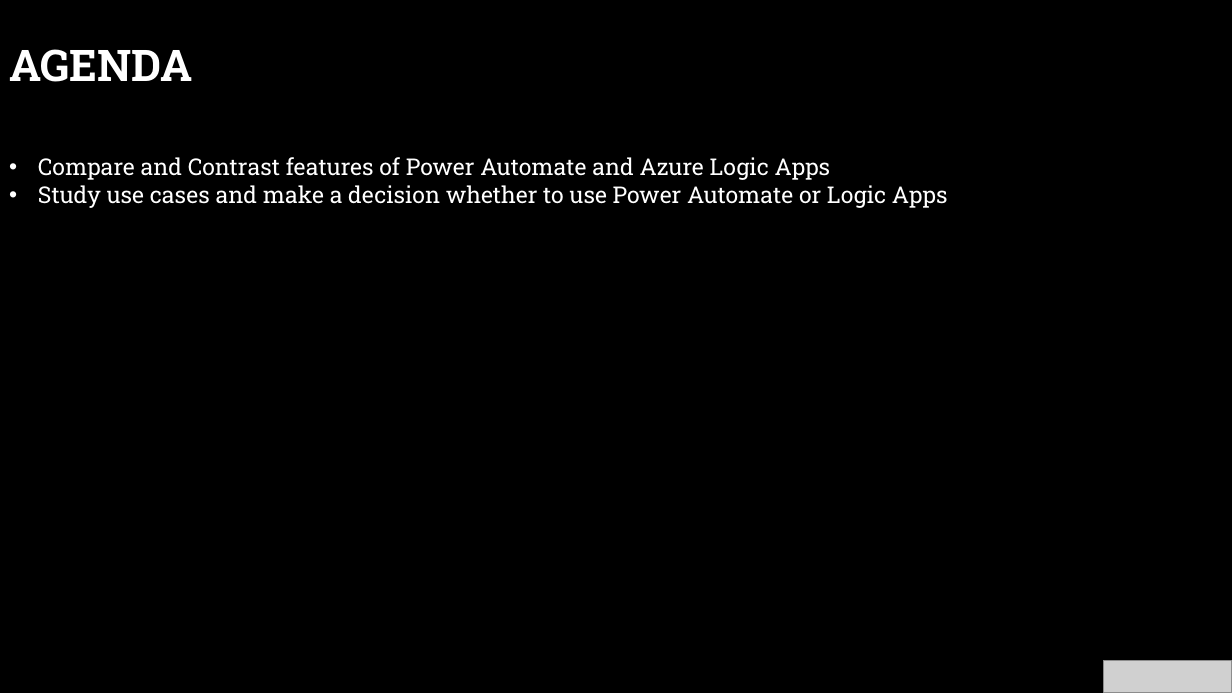
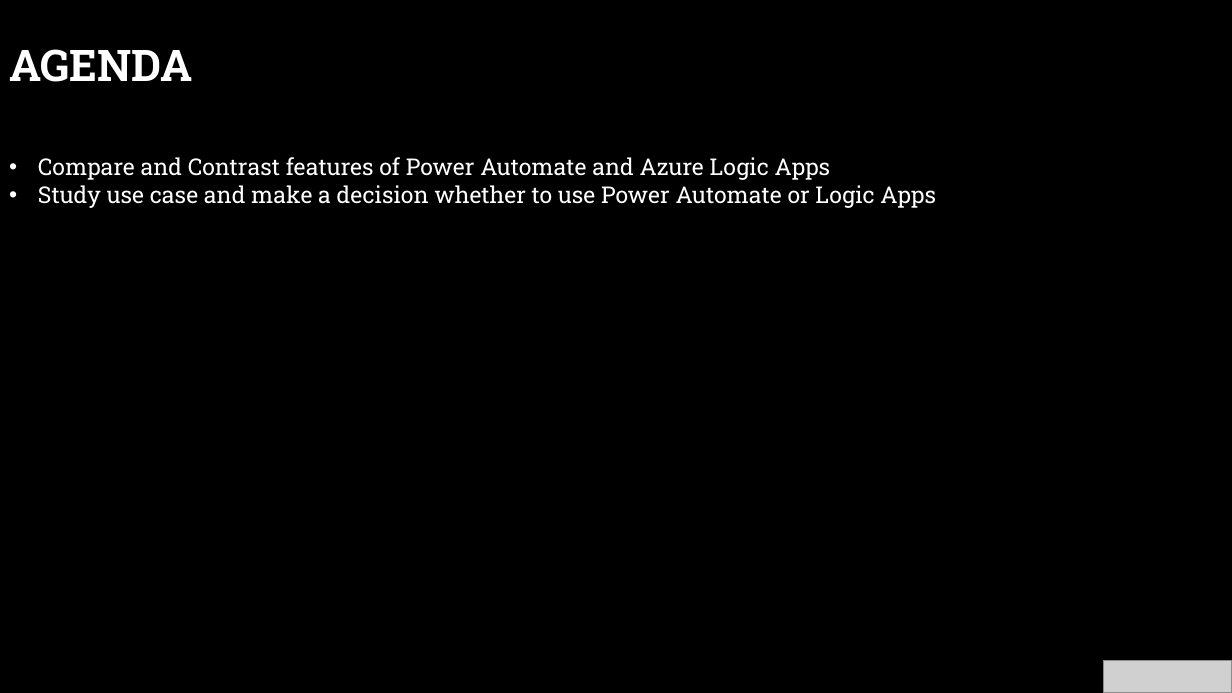
Before and after one commit to codidharma/presentations, a slide deck: slide 3 of 2022/LogicAppsVPowerAutomate.pptx. Drawn at 1232x693 pixels with LibreOffice and Linux fonts; fonts in the diff are those of the drawing; grey boxes stand for pictures; background and template pictures are left out. Boxes give left, top, right and bottom in pixels: in the first picture for what was removed or moved away, otherwise in the second. Text is boxed around its words. In the diff, an @@ line names an element or a change of style, - is before the commit and + after.

```diff
--- a/2022/LogicAppsVPowerAutomate.pptx
+++ b/2022/LogicAppsVPowerAutomate.pptx
@@ text at (38, 185, 936, 208): text changed @@
-• Study use cases and make a decision whether to use Power Automate or Logic Apps
+• Study use case and make a decision whether to use Power Automate or Logic Apps
```
Also in this commit, not shown: 5 other slides changed, 5 slides added, 1 slide removed.
